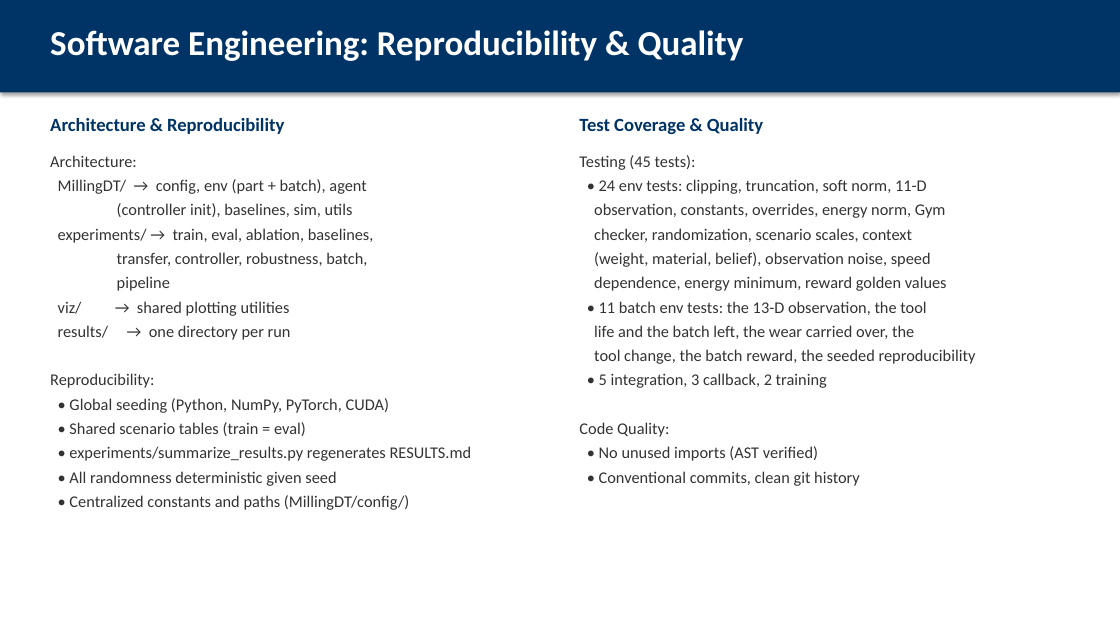
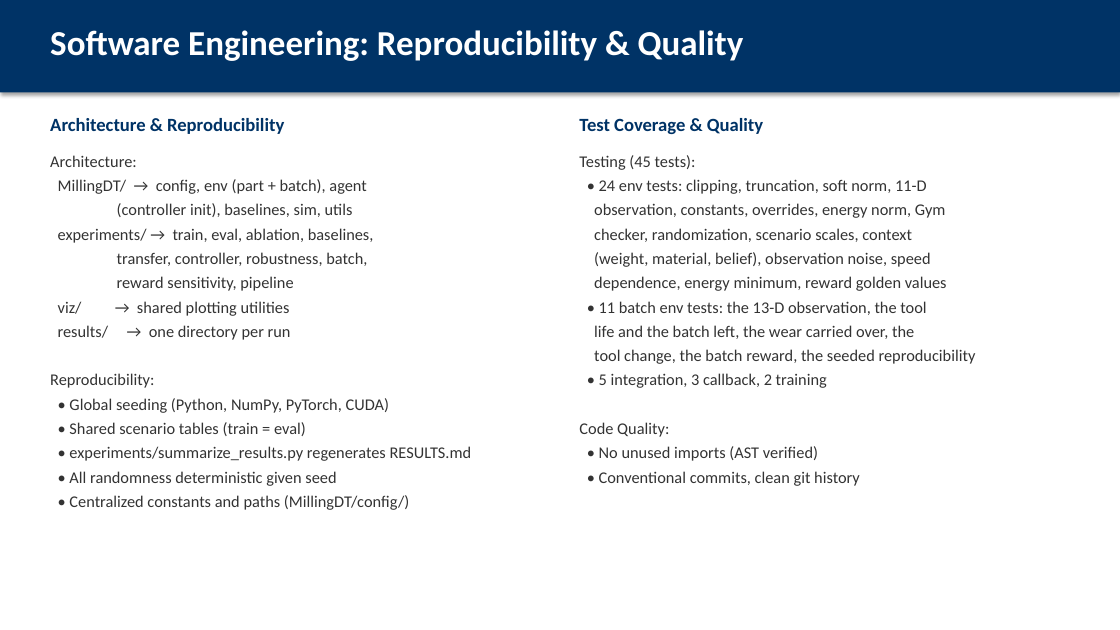
Before and after one commit to AbhinandIITM/AI-in-Mfg, a slide deck: slide 22 of report/presentation.pptx (slide 21 before the commit). Drawn at 1120x630 pixels with LibreOffice and Linux fonts; fonts in the diff are those of the drawing. Boxes give left, top, right and bottom in pixels: in the first picture for what was removed or moved away, otherwise in the second. Text is boxed around its words. In the diff, an @@ line names an element or a change of style, - is before the commit and + after.

Commit message:
docs: the reward sensitivity in the report, the deck and the slides
The report gains a section on the accounting of a rate, the sensitivity table
next to the robustness table, and the rewritten reading of the ideal case:
the two methods are comparable, the learned policy is ahead on the physical
metrics and behind on the tool breakage, and the measured gap is partly the
reward's artifact.

The deck gains two frames and the PowerPoint file a slide. The report is 36
pages, the deck 31 frames, the PowerPoint file 26 slides.

```diff
--- a/report/presentation.pptx
+++ b/report/presentation.pptx
@@ text at (117, 276, 293, 291): text changed @@
-pipeline
+reward sensitivity, pipeline
```
Also in this commit, not shown: 7 other slides changed, 1 slide added, 5 other files.
